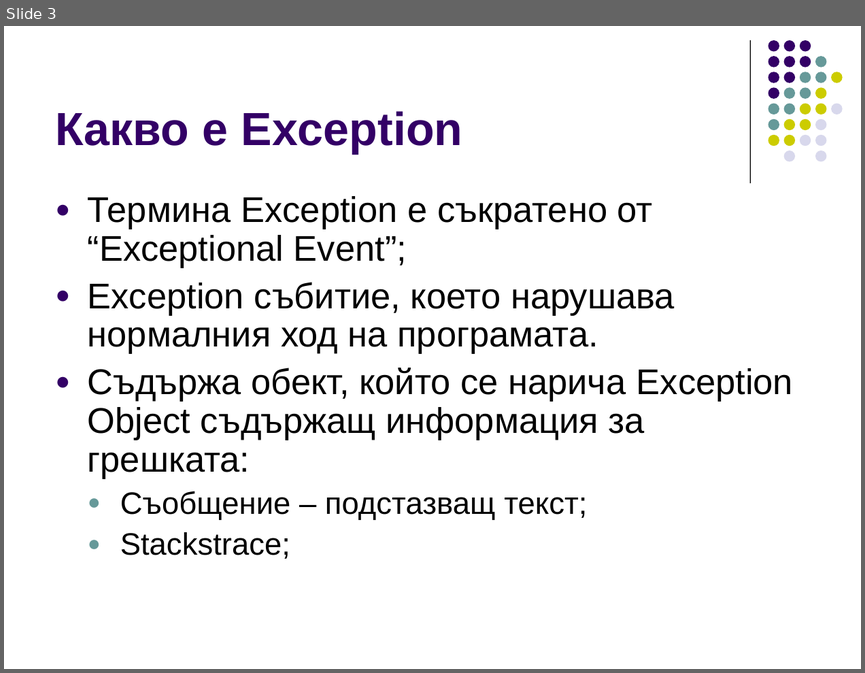
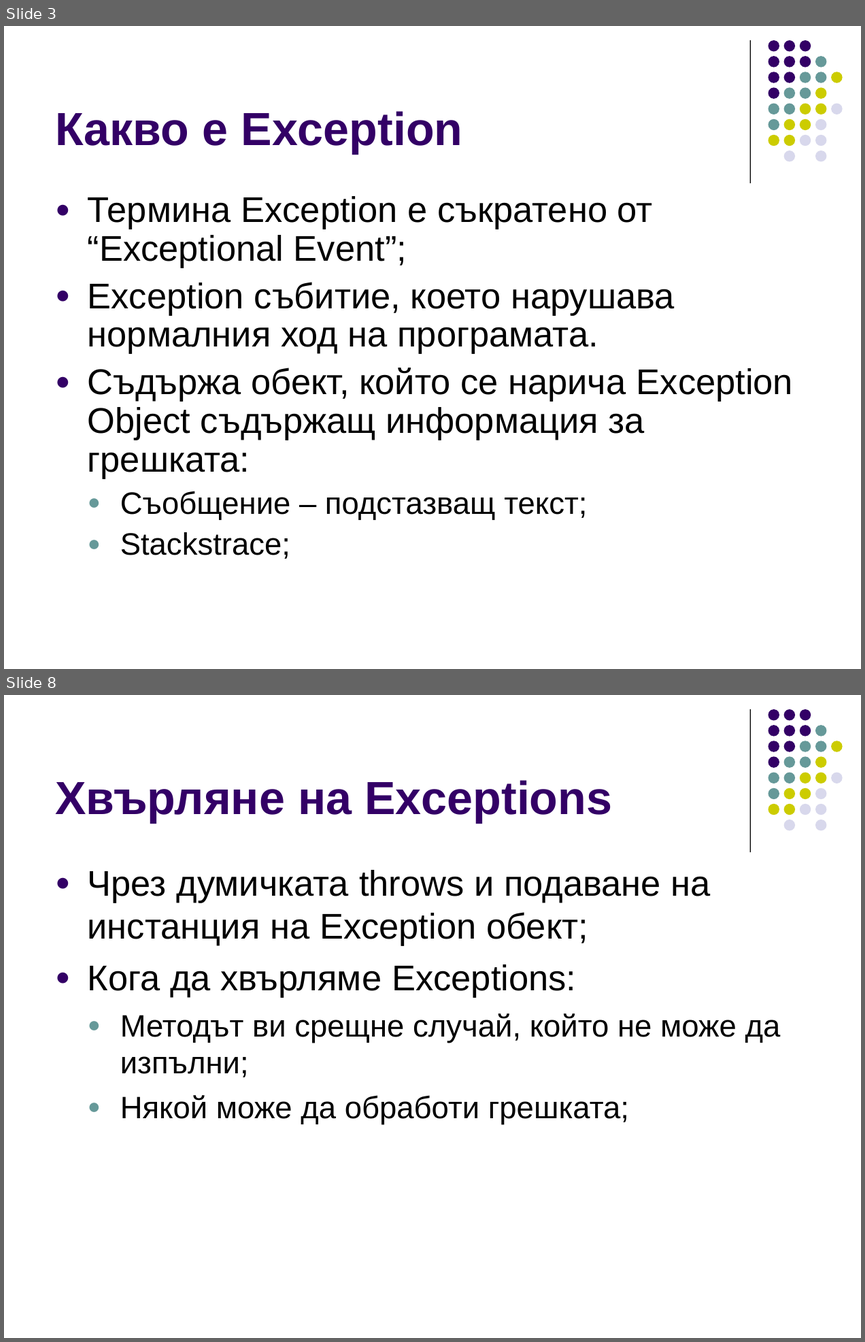
Before and after one commit to ivorusev/startup-factory-java-course, a slide deck: 3-Exceptions.ppt. Shown one above the other, each under a label of ours: slide 3 before the commit, slides 3 and 8 after it; the slides between them are not shown. The pictures are 865x673 and 865x1342 pixels, drawn with LibreOffice and Linux fonts; fonts in the diff are those of the drawing. Boxes give left, top, right and bottom in pixels: in the first picture for what was removed or moved away, otherwise in the second. Text is boxed around its words. In the diff, an @@ line names an element or a change of style, - is before the commit and + after.

Commit message:
some more slides for exceptions

```diff
--- a/3-Exceptions.ppt
+++ b/3-Exceptions.ppt
@@ slide 8 added at (4,695,861,1338), background #FFFFFF; not listed: 32 template elements that a slide beside it also shows @@
@@ title added at (55,780,612,822), 39 pt, text #330066, bold @@
+Хвърляне на Exceptions
@@ text added at (88,870,781,1125), 30 pt, text #000000 @@
+● Чрез думичката throws и подаване на инстанция на Exception обект;
+● Кога да хвърляме Exceptions:
+  ● Методът ви срещне случай, който не може да изпълни;
+  ● Някой може да обработи грешката;
```
Also in this commit, not shown: 1 slide changed, 8 other slides added, 1 slide removed.
